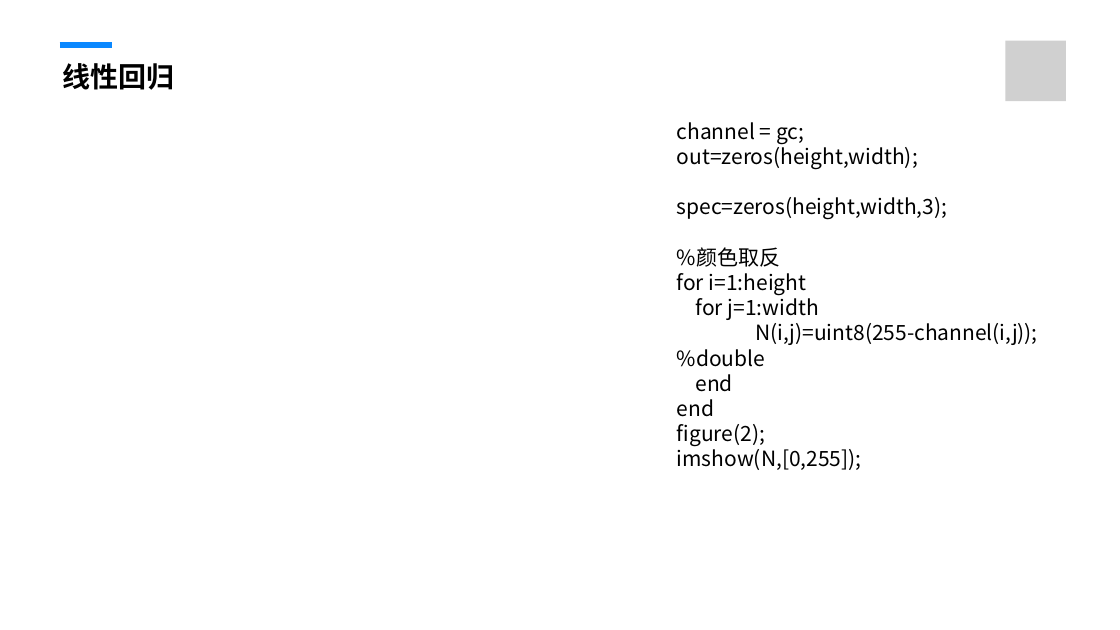
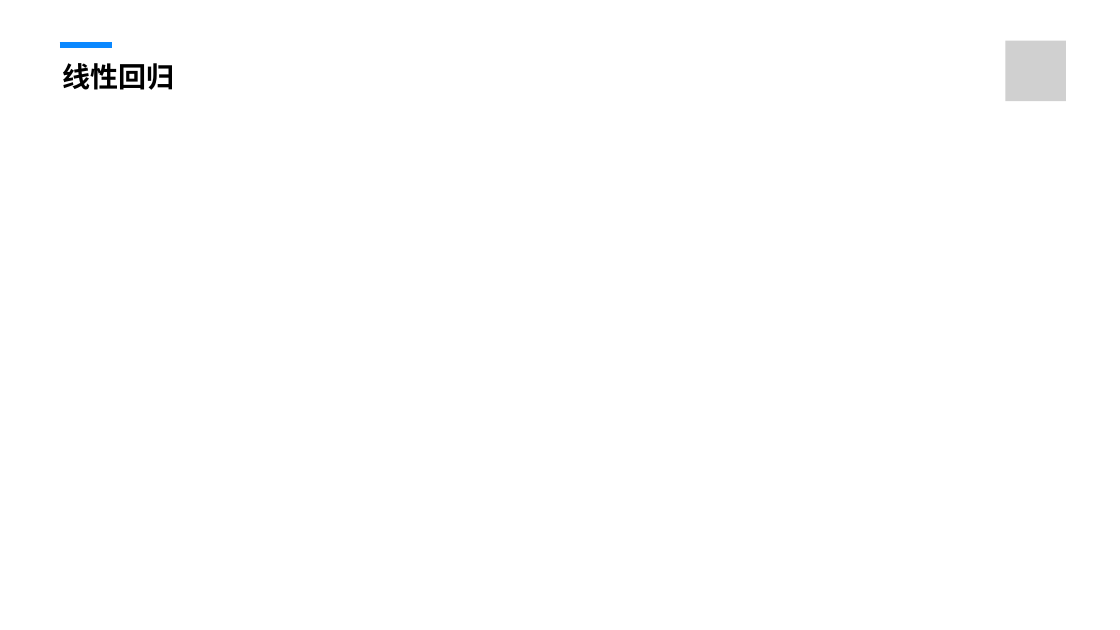
Before and after one commit to fengmian123/mid2rain.github.io, a slide deck: slide 16 of PPT+Word/智能制造质量预测.pptx (slide 14 before the commit). Drawn at 1120x630 pixels with LibreOffice and Linux fonts; fonts in the diff are those of the drawing; grey boxes stand for pictures. Boxes give left, top, right and bottom in pixels: in the first picture for what was removed or moved away, otherwise in the second. Text is boxed around its words. In the diff, an @@ line names an element or a change of style, - is before the commit and + after.

```diff
--- a/PPT+Word/智能制造质量预测.pptx
+++ b/PPT+Word/智能制造质量预测.pptx
@@ text removed at (677, 122, 1038, 470) @@
-channel = gc;
-out=zeros(height,width);
-spec=zeros(height,width,3);
-%颜色取反
-for i=1:height
-for j=1:width
-N(i,j)=uint8(255-channel(i,j)); %double
-end
-end
-figure(2);
-imshow(N,[0,255]);
```
Also in this commit, not shown: 9 other slides changed, 12 slides added, 12 slides removed, 6 other files.
